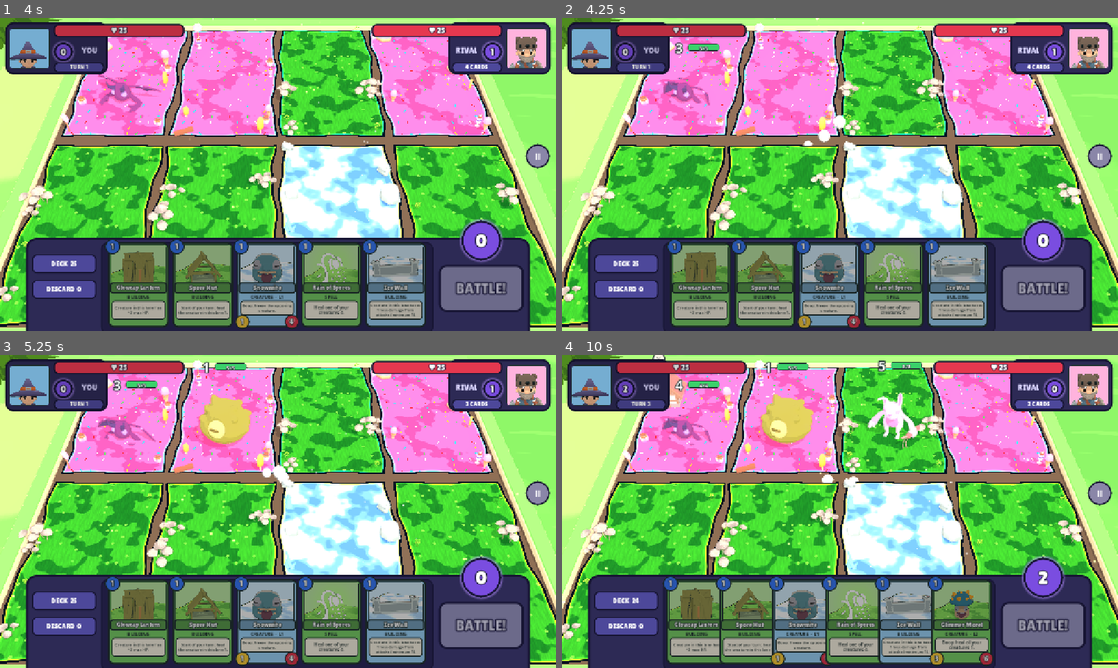
Above: before the commit, frames 1-4 (two rows, left to right).
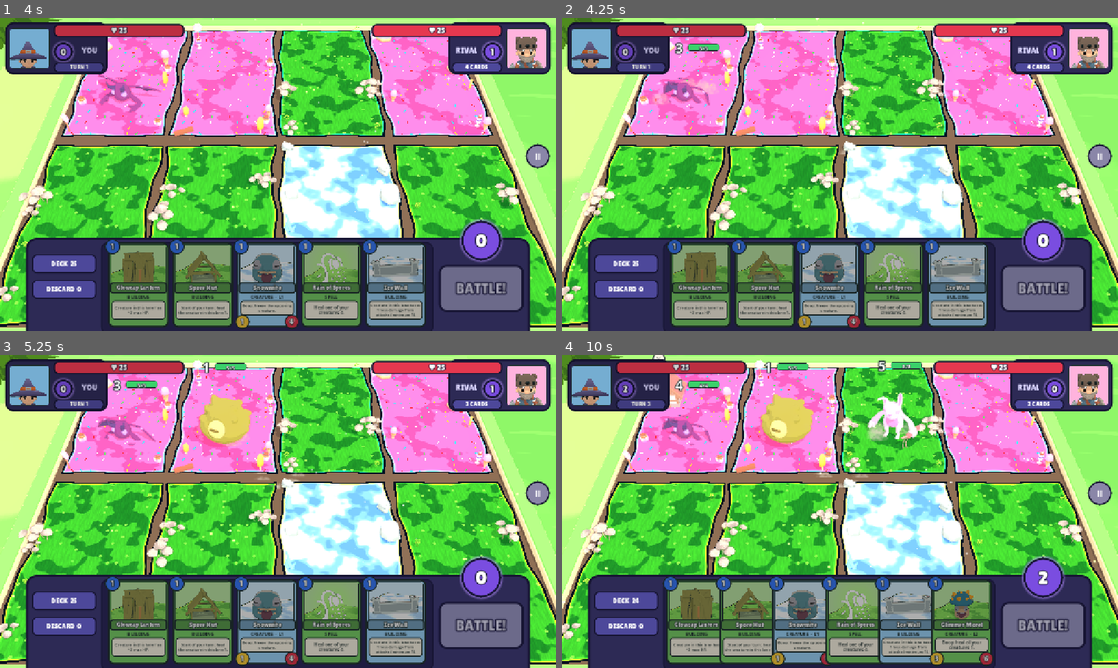
Above: after the commit, the same moments.

Repository: muriarty1893/cardwards
Game: Godot game, scene res://menus/main_menu.tscn
Same seed, same stepped clock (60 frames per second), same inputs: the game is played once before the commit and once after it.
Inputs (mouse positions are in pixels of both pictures, inside the frame that each line leads up to):
- Up to frame 1 (4 s): click "Easy" at 0.5 s; click "Easy" at 1.25 s; click "PLAY" at 2 s; drag from (139, 284) to (333, 105) at 2.77 s; drag from (139, 284) to (250, 237) at 3.52 s
- Up to frame 2 (4.25 s): no input
- Up to frame 3 (5.25 s): move the mouse to (139, 621) at 4.27 s; click (139, 621) at 4.42 s; drag from (200, 621) to (111, 464) at 5.02 s
- Up to frame 4 (10 s): drag from (701, 621) to (867, 511) at 5.77 s; drag from (701, 621) to (756, 433) at 6.52 s; move the mouse to (701, 621) at 7.27 s; click (701, 621) at 7.42 s; click "BATTLE!" at 8 s; drag from (695, 621) to (728, 527) at 8.77 s; drag from (695, 621) to (895, 442) at 9.52 s

Frame 1 is identical in both runs. In frame 2, 0.4% of the frame differs, in the area x 16-55%, y 19-44%; in frame 3, 0.3%; in frame 4, 0.4%.

Commit message:
feat: effects library (bursts, projectiles, ice shell, rain, banner, flash, flying card, confetti)
Co-Authored-By: Claude Opus 5.5 <noreply@anthropic.com>
Claude-Session: https://claude.ai/code/session_01KWhDzHoaJZoxty1TDdYE3R

Diff:
--- /dev/null
+++ b/tests/test_fx.gd
@@ -0,0 +1,54 @@
+extends TestCase
+## Effects free themselves when done, even if their target disappears.
+
+
+func _root() -> Node3D:
+	var n := Node3D.new()
+	(Engine.get_main_loop() as SceneTree).root.add_child(n)
+	return n
+
+func _wait(t: float) -> void:
+	await (Engine.get_main_loop() as SceneTree).create_timer(t).timeout
+
+func test_bursts_free_themselves() -> bool:
+	var r: Node3D = _root()
+	for p: StringName in [&"sparks", &"stars", &"dust_ring", &"leaves", &"embers", &"sprinkles", &"snow", &"smoke", &"heal"]:
+		Burst.spawn(r, p, Vector3.ZERO)
+	await _wait(1.6)
+	assert_eq(r.get_child_count(), 0, "all bursts freed")
+	r.free()
+	return true
+
+func test_projectile_arrives() -> bool:
+	var r: Node3D = _root()
+	var pr: Projectile = Projectile.launch(r, &"fire", Vector3.ZERO, Vector3(0, 0, -3), 0.3)
+	var got: Array[bool] = [false]
+	pr.arrived.connect(func() -> void: got[0] = true)
+	await _wait(1.5)
+	assert_true(got[0], "arrived emitted")
+	assert_eq(r.get_child_count(), 0, "projectile and impact freed")
+	r.free()
+	return true
+
+func test_projectile_survives_freed_target() -> bool:
+	var r: Node3D = _root()
+	var v := CreatureView.create(CardDB.card(&"gumdrop"))
+	r.add_child(v)
+	Projectile.launch(r, &"ice", Vector3.ZERO, v.global_position, 0.3)
+	v.queue_free()
+	await _wait(1.5)
+	assert_eq(r.get_child_count(), 0, "no leftovers, no errors")
+	r.free()
+	return true
+
+func test_ice_shell_attach_and_shatter() -> bool:
+	var r: Node3D = _root()
+	var v := CreatureView.create(CardDB.card(&"iceling"))
+	r.add_child(v)
+	var s: IceShell = IceShell.attach(v)
+	assert_true(s.get_parent() == v, "on the creature")
+	s.shatter()
+	await _wait(1.5)
+	assert_true(not is_instance_valid(s), "shell freed")
+	r.free()
+	return true
--- a/view/event_player.gd
+++ b/view/event_player.gd
@@ -35,7 +35,7 @@
 			await tw.finished
 			v.busy = false
 			m.refresh_pieces()
-			Poof.spawn(m, target - Vector3(0, 0.4, 0), Color.WHITE, 12)
+			Burst.spawn(m, &"dust_ring", target - Vector3(0, 0.4, 0))
 		&"building_played":
 			var b: BuildingView = m.place_building(d["player"], d["lane"], CardDB.card(d["card"]))
 			b.scale = Vector3.ZERO
@@ -45,7 +45,7 @@
 		&"spell_cast":
 			var c: CardData = CardDB.card(d["card"])
 			m.toast.show_message("%s casts %s" % ["You" if d["player"] == MatchController.HUMAN else "Rival", c.display_name], 1.0)
-			Poof.spawn(m, Vector3(0, 0.8, -0.6), Palette.LAND_CARD[c.land], 40)
+			Burst.spawn(m, &"stars", Vector3(0, 0.8, -0.6), Palette.LAND_CARD[c.land], 1.4)
 			await _wait(0.5)
 		&"booped":
 			var v: CreatureView = m.creature_views[d["player"]][d["lane"]]
@@ -55,7 +55,7 @@
 				var tw := v.create_tween()
 				tw.tween_property(v.body, "scale", base * Vector3(1.3, 0.7, 1.3), 0.1 / speed)
 				tw.tween_property(v.body, "scale", base, 0.2 / speed).set_trans(Tween.TRANS_ELASTIC)
-				Poof.spawn(m, v.global_position + Vector3(0, 0.6, 0), Palette.GOLD, 16)
+				Burst.spawn(m, &"stars", v.global_position + Vector3(0, 0.6, 0))
 				await tw.finished
 				v.busy = false
 		&"attack":
@@ -103,7 +103,8 @@
 			if v:
 				m.creature_views[d["player"]][d["lane"]] = null
 				var col: Color = Palette.LAND_CARD[v.card.land] if v.card else Color.WHITE
-				Poof.spawn(m, v.global_position + Vector3(0, 0.3, 0), col, 30)
+				Burst.spawn(m, &"smoke", v.global_position + Vector3(0, 0.3, 0))
+				Burst.spawn(m, &"sparks", v.global_position + Vector3(0, 0.3, 0), col)
 				var death: float = v.play_death()
 				if death > 0.0:
 					await _wait(minf(death, 0.9) * 0.8)
@@ -117,7 +118,7 @@
 			if v:
 				v.set_frozen(e.type == &"frozen")
 				if e.type == &"frozen":
-					Poof.spawn(m, v.global_position + Vector3(0, 0.4, 0), Color("#bfe8ff"), 16)
+					Burst.spawn(m, &"snow", v.global_position + Vector3(0, 0.4, 0))
 			await _wait(0.25)
 		&"creature_moved":
 			await _move(d)
--- /dev/null
+++ b/view/fx/banner.gd
@@ -0,0 +1,44 @@
+class_name Banner
+extends Control
+## Big "YOUR TURN" style ribbon that sweeps across the screen and frees itself.
+
+const IN := 0.35
+const HOLD := 0.6
+const OUT := 0.3
+
+
+static func show_turn(parent: Control, text: String, color: Color) -> Banner:
+	var b := Banner.new()
+	b.mouse_filter = Control.MOUSE_FILTER_IGNORE
+	parent.add_child(b)
+	b.set_anchors_and_offsets_preset(Control.PRESET_FULL_RECT)
+	var ribbon := Panel.new()
+	ribbon.mouse_filter = Control.MOUSE_FILTER_IGNORE
+	var sb := StyleBoxFlat.new()
+	sb.bg_color = color
+	sb.border_color = Palette.INK
+	sb.set_border_width_all(5)
+	sb.set_corner_radius_all(16)
+	sb.shadow_color = Color(Palette.INK, 0.5)
+	sb.shadow_offset = Vector2(0, 6)
+	ribbon.add_theme_stylebox_override("panel", sb)
+	var w: float = 560.0
+	var h: float = 104.0
+	var vp: Vector2 = parent.get_viewport_rect().size
+	ribbon.size = Vector2(w, h)
+	ribbon.position = Vector2(-w - 20.0, vp.y * 0.32)
+	b.add_child(ribbon)
+	var l := UiStyle.title(UiStyle.label(text, 60, Color.WHITE)) as Label
+	l.size = ribbon.size
+	l.horizontal_alignment = HORIZONTAL_ALIGNMENT_CENTER
+	l.vertical_alignment = VERTICAL_ALIGNMENT_CENTER
+	l.add_theme_color_override("font_outline_color", Palette.INK)
+	l.add_theme_constant_override("outline_size", 12)
+	ribbon.add_child(l)
+	var mid: float = (vp.x - w) / 2.0
+	var tw := b.create_tween()
+	tw.tween_property(ribbon, "position:x", mid, IN).set_trans(Tween.TRANS_BACK).set_ease(Tween.EASE_OUT)
+	tw.tween_interval(HOLD)
+	tw.tween_property(ribbon, "position:x", vp.x + 20.0, OUT).set_trans(Tween.TRANS_BACK).set_ease(Tween.EASE_IN)
+	tw.tween_callback(b.queue_free)
+	return b
--- /dev/null
+++ b/view/fx/burst.gd
@@ -0,0 +1,72 @@
+class_name Burst
+extends CPUParticles3D
+## One-shot particle burst with Kenney particle textures (CC0). Frees itself when done.
+
+const TEX := "res://assets/fx/particles/%s.png"
+const CANDY: Array[Color] = [Color("#ff5a5a"), Color("#ffd84a"), Color("#5ad1ff"), Color("#7aff7a"), Color("#ffffff")]
+## texture, count, lifetime, speed min/max, size, gravity y, spread, colour, additive, flat ring
+const PRESETS: Dictionary = {
+	&"sparks": ["spark_01", 18, 0.4, 3.0, 6.0, 0.22, -6.0, 180.0, "#fff3b0", true, false],
+	&"stars": ["star_04", 8, 0.6, 2.0, 3.5, 0.34, -4.0, 180.0, "#ffe14a", true, false],
+	&"dust_ring": ["smoke_04", 14, 0.5, 2.0, 3.0, 0.55, 0.0, 180.0, "#e8dcc8", false, true],
+	&"leaves": ["dirt_01", 12, 0.7, 1.5, 3.0, 0.2, -3.0, 120.0, "#7bd36a", false, false],
+	&"embers": ["spark_04", 14, 0.8, 1.0, 2.5, 0.16, 1.5, 60.0, "#ff8a2a", true, false],
+	&"sprinkles": ["circle_05", 16, 0.6, 2.0, 4.0, 0.12, -6.0, 180.0, "#ffffff", false, false],
+	&"snow": ["circle_05", 14, 0.8, 1.0, 2.5, 0.14, -2.0, 180.0, "#ffffff", false, false],
+	&"smoke": ["smoke_07", 10, 0.9, 0.5, 1.2, 0.8, 0.6, 60.0, "#8a8a92", false, false],
+	&"heal": ["star_06", 14, 0.8, 1.0, 2.0, 0.24, 1.2, 40.0, "#6aff7a", true, false],
+}
+
+
+## `color` WHITE keeps the preset's colour; anything else tints it. `scale_` multiplies size.
+static func spawn(parent: Node, preset: StringName, pos: Vector3, color: Color = Color.WHITE, scale_: float = 1.0) -> Burst:
+	var cfg: Array = PRESETS.get(preset, PRESETS[&"sparks"])
+	var b := Burst.new()
+	b.amount = cfg[1]
+	b.lifetime = cfg[2]
+	b.one_shot = true
+	b.explosiveness = 0.95
+	b.local_coords = false
+	b.initial_velocity_min = cfg[3] * scale_
+	b.initial_velocity_max = cfg[4] * scale_
+	b.gravity = Vector3(0, cfg[6], 0)
+	b.spread = cfg[7]
+	b.direction = Vector3.UP
+	if cfg[10]:
+		b.direction = Vector3.RIGHT
+		b.flatness = 1.0
+	b.scale_amount_min = 0.7
+	b.scale_amount_max = 1.3
+	var shrink := Curve.new()
+	shrink.add_point(Vector2(0.0, 1.0))
+	shrink.add_point(Vector2(1.0, 0.3))
+	b.scale_amount_curve = shrink
+	var tint: Color = Color(cfg[8]) if color == Color.WHITE else color
+	var fade := Gradient.new()
+	fade.colors = PackedColorArray([Color(tint, 1.0), Color(tint, 0.0)])
+	b.color_ramp = fade
+	if preset == &"sprinkles":
+		var ramp := Gradient.new()
+		ramp.offsets = PackedFloat32Array([0.0, 0.25, 0.5, 0.75, 1.0])
+		ramp.colors = PackedColorArray(CANDY)
+		b.color_initial_ramp = ramp
+		var alpha := Gradient.new()
+		alpha.colors = PackedColorArray([Color(1, 1, 1, 1), Color(1, 1, 1, 0)])
+		b.color_ramp = alpha
+	var quad := QuadMesh.new()
+	quad.size = Vector2.ONE * cfg[5] * scale_
+	var mat := StandardMaterial3D.new()
+	mat.shading_mode = BaseMaterial3D.SHADING_MODE_UNSHADED
+	mat.billboard_mode = BaseMaterial3D.BILLBOARD_PARTICLES
+	mat.transparency = BaseMaterial3D.TRANSPARENCY_ALPHA
+	mat.vertex_color_use_as_albedo = true
+	mat.albedo_texture = load(TEX % cfg[0]) as Texture2D
+	if cfg[9]:
+		mat.blend_mode = BaseMaterial3D.BLEND_MODE_ADD
+	quad.material = mat
+	b.mesh = quad
+	parent.add_child(b)
+	b.global_position = pos
+	b.emitting = true
+	b.finished.connect(b.queue_free)
+	return b
--- /dev/null
+++ b/view/fx/confetti.gd
@@ -0,0 +1,70 @@
+class_name Confetti
+extends CPUParticles2D
+## Victory confetti from the top of the screen, and a sad rain cloud for defeat.
+
+const COLORS: Array[Color] = [Color("#ff5a5a"), Color("#ffd84a"), Color("#5ad1ff"), Color("#7aff7a"), Color("#ff8ad8"), Color("#ffffff")]
+
+
+static func burst(parent: Control) -> Confetti:
+	var c := Confetti.new()
+	var vp: Vector2 = parent.get_viewport_rect().size
+	c.amount = 140
+	c.lifetime = 3.0
+	c.one_shot = true
+	c.explosiveness = 0.85
+	c.emission_shape = CPUParticles2D.EMISSION_SHAPE_RECTANGLE
+	c.emission_rect_extents = Vector2(vp.x / 2.0, 10)
+	c.position = Vector2(vp.x / 2.0, -20)
+	c.direction = Vector2.DOWN
+	c.spread = 30.0
+	c.gravity = Vector2(0, 260)
+	c.initial_velocity_min = 80.0
+	c.initial_velocity_max = 260.0
+	c.angular_velocity_min = -360.0
+	c.angular_velocity_max = 360.0
+	c.scale_amount_min = 6.0
+	c.scale_amount_max = 11.0
+	var ramp := Gradient.new()
+	var offs := PackedFloat32Array()
+	for i: int in COLORS.size():
+		offs.append(float(i) / float(COLORS.size() - 1))
+	ramp.offsets = offs
+	ramp.colors = PackedColorArray(COLORS)
+	c.color_initial_ramp = ramp
+	parent.add_child(c)
+	c.emitting = true
+	c.finished.connect(c.queue_free)
+	return c
+
+
+## A grey cloud with falling drops, drawn above `at` (centre top of the results panel).
+static func rain_cloud(parent: Control, at: Vector2 = Vector2.ZERO) -> Node2D:
+	var cloud := Node2D.new()
+	cloud.position = at if at != Vector2.ZERO else Vector2(parent.get_viewport_rect().size.x / 2.0, 120)
+	var puff := Polygon2D.new()
+	var pts := PackedVector2Array()
+	for i: int in 48:
+		var a: float = TAU * float(i) / 48.0
+		var r: float = 36.0 + 10.0 * sin(a * 5.0)
+		pts.append(Vector2(cos(a) * r * 2.2, sin(a) * r * 0.9))
+	puff.polygon = pts
+	puff.color = Color("#8a8fa0")
+	cloud.add_child(puff)
+	var drops := CPUParticles2D.new()
+	drops.amount = 40
+	drops.lifetime = 0.8
+	drops.emission_shape = CPUParticles2D.EMISSION_SHAPE_RECTANGLE
+	drops.emission_rect_extents = Vector2(70, 4)
+	drops.position = Vector2(0, 30)
+	drops.direction = Vector2.DOWN
+	drops.spread = 4.0
+	drops.gravity = Vector2(0, 600)
+	drops.initial_velocity_min = 120.0
+	drops.initial_velocity_max = 180.0
+	drops.scale_amount_min = 2.0
+	drops.scale_amount_max = 3.0
+	drops.color = Color("#7ab8ff")
+	cloud.add_child(drops)
+	parent.add_child(cloud)
+	drops.emitting = true
+	return cloud
--- a/view/fx/damage_number.gd
+++ b/view/fx/damage_number.gd
@@ -1,14 +1,23 @@
 class_name DamageNumber
 extends Label3D
-## Floating number that rises and fades.
+## Cartoon damage / heal number that pops, rises and fades. stamp() is the big CRIT! stamp.
+
+static var _font: FontFile
+
+
+static func _title_font() -> FontFile:
+	if _font == null:
+		_font = load(UiStyle.TITLE_FONT) as FontFile
+	return _font
 
 
 static func spawn(parent: Node, pos: Vector3, text_: String, color: Color, size: int = 72) -> DamageNumber:
 	var d := DamageNumber.new()
 	d.text = text_
-	d.modulate = Color(color.r * 1.6, color.g * 1.6, color.b * 1.6, 1.0)
+	d.font = _title_font()
+	d.modulate = color
 	d.font_size = size
-	d.outline_size = 18
+	d.outline_size = 20
 	d.outline_modulate = Palette.INK
 	d.pixel_size = 0.007
 	d.billboard = BaseMaterial3D.BILLBOARD_ENABLED
@@ -16,10 +25,35 @@
 	d.render_priority = 10
 	parent.add_child(d)
 	d.global_position = pos
-	d.scale = Vector3.ONE * 0.4
+	d.scale = Vector3.ONE * 1.4
 	var tw := d.create_tween()
-	tw.tween_property(d, "scale", Vector3.ONE, 0.15).set_trans(Tween.TRANS_BACK).set_ease(Tween.EASE_OUT)
+	tw.tween_property(d, "scale", Vector3.ONE, 0.18).set_trans(Tween.TRANS_BACK).set_ease(Tween.EASE_OUT)
 	tw.parallel().tween_property(d, "global_position", pos + Vector3(0, 0.8, 0), 1.2).set_ease(Tween.EASE_OUT)
 	tw.parallel().tween_property(d, "modulate:a", 0.0, 0.5).set_delay(0.7)
 	tw.tween_callback(d.queue_free)
 	return d
+
+
+## A tilted gold stamp ("CRIT!") that slams in and fades.
+static func stamp(parent: Node, pos: Vector3, text_: String) -> DamageNumber:
+	var d := DamageNumber.new()
+	d.text = text_
+	d.font = _title_font()
+	d.modulate = Palette.GOLD
+	d.font_size = 110
+	d.outline_size = 26
+	d.outline_modulate = Palette.INK
+	d.pixel_size = 0.007
+	d.billboard = BaseMaterial3D.BILLBOARD_ENABLED
+	d.no_depth_test = true
+	d.render_priority = 11
+	parent.add_child(d)
+	d.global_position = pos
+	d.rotation.z = -0.18
+	d.scale = Vector3.ONE * 2.2
+	var tw := d.create_tween()
+	tw.tween_property(d, "scale", Vector3.ONE, 0.16).set_trans(Tween.TRANS_BACK).set_ease(Tween.EASE_OUT)
+	tw.tween_interval(0.45)
+	tw.tween_property(d, "modulate:a", 0.0, 0.3)
+	tw.tween_callback(d.queue_free)
+	return d
--- /dev/null
+++ b/view/fx/flying_card.gd
@@ -0,0 +1,44 @@
+class_name FlyingCard
+extends Control
+## A card (face up, or a card back) flying between two screen points, shrinking as it goes.
+
+signal landed
+
+
+static func fly(parent: Control, card: CardData, from: Vector2, to: Vector2, face_up: bool, duration: float = 0.3) -> FlyingCard:
+	var f := FlyingCard.new()
+	f.mouse_filter = Control.MOUSE_FILTER_IGNORE
+	f.size = CardWidget.SIZE
+	if face_up and card:
+		var w := CardWidget.new()
+		w.setup(card, -1)
+		w.mouse_filter = Control.MOUSE_FILTER_IGNORE
+		f.add_child(w)
+	else:
+		var back := Panel.new()
+		back.size = CardWidget.SIZE
+		back.mouse_filter = Control.MOUSE_FILTER_IGNORE
+		var sb := StyleBoxFlat.new()
+		sb.bg_color = Palette.TRAY_LIGHT
+		sb.border_color = Palette.INK
+		sb.set_border_width_all(4)
+		sb.set_corner_radius_all(12)
+		back.add_theme_stylebox_override("panel", sb)
+		var star := UiStyle.title(UiStyle.label("✦", 64, Palette.GOLD)) as Label
+		star.size = back.size
+		star.horizontal_alignment = HORIZONTAL_ALIGNMENT_CENTER
+		star.vertical_alignment = VERTICAL_ALIGNMENT_CENTER
+		back.add_child(star)
+		f.add_child(back)
+	f.pivot_offset = CardWidget.SIZE / 2.0
+	parent.add_child(f)
+	f.position = from - CardWidget.SIZE / 2.0
+	f.scale = Vector2.ONE * 0.7
+	var tw := f.create_tween().set_parallel(true)
+	tw.tween_property(f, "position", to - CardWidget.SIZE / 2.0, duration).set_trans(Tween.TRANS_SINE).set_ease(Tween.EASE_IN_OUT)
+	tw.tween_property(f, "scale", Vector2.ONE * 0.3, duration)
+	tw.tween_property(f, "rotation", 0.25, duration)
+	tw.chain().tween_callback(func() -> void:
+		f.landed.emit()
+		f.queue_free())
+	return f
--- /dev/null
+++ b/view/fx/ice_shell.gd
@@ -0,0 +1,34 @@
+class_name IceShell
+extends Node3D
+## Cracked ice around a frozen creature. Grows in; shatter() bursts into shards and frees it.
+
+static var _mat: ShaderMaterial
+
+
+static func attach(target: CreatureView) -> IceShell:
+	var s := IceShell.new()
+	if _mat == null:
+		_mat = ShaderMaterial.new()
+		_mat.shader = load("res://view/fx/ice_shell.gdshader") as Shader
+		_mat.set_shader_parameter("cell_tex", NoiseBank.cells())
+	var h: float = target.height
+	var mesh := SphereMesh.new()
+	mesh.radius = 1.0
+	mesh.height = 2.0
+	var mi := Palette.mesh(mesh, _mat, Vector3.ZERO, false)
+	mi.scale = Vector3(h * 0.62, h * 0.58, h * 0.62)
+	s.add_child(mi)
+	target.add_child(s)
+	s.position = Vector3(0, Island.TOP_Y - CreatureView.BASE_Y + h * 0.5, 0)
+	s.scale = Vector3.ONE * 0.01
+	s.create_tween().tween_property(s, "scale", Vector3.ONE, 0.22).set_trans(Tween.TRANS_BACK).set_ease(Tween.EASE_OUT)
+	return s
+
+
+func shatter() -> void:
+	var host: Node = get_parent()
+	var stage: Node = host.get_parent() if host and host.get_parent() else host
+	if stage:
+		Burst.spawn(stage, &"snow", global_position, Color("#e8f6ff"), 1.3)
+		Burst.spawn(stage, &"sparks", global_position, Color("#bfe8ff"), 1.0)
+	queue_free()
--- /dev/null
+++ b/view/fx/ice_shell.gdshader
@@ -0,0 +1,19 @@
+shader_type spatial;
+render_mode blend_mix, cull_back, unshaded, depth_draw_never, shadows_disabled;
+// See-through ice around a frozen creature: frosty fresnel edge plus white crack lines.
+
+uniform sampler2D cell_tex : repeat_enable, filter_linear;
+uniform vec4 tint : source_color = vec4(0.75, 0.9, 1.0, 1.0);
+
+varying vec3 local_pos;
+
+void vertex() {
+	local_pos = VERTEX;
+}
+
+void fragment() {
+	float fres = pow(1.0 - clamp(dot(NORMAL, VIEW), 0.0, 1.0), 2.0);
+	float crack = 1.0 - smoothstep(0.03, 0.09, texture(cell_tex, local_pos.xy * 0.6 + local_pos.z * 0.3).r);
+	ALBEDO = mix(tint.rgb, vec3(1.0), clamp(crack * 0.8 + fres * 0.5, 0.0, 1.0));
+	ALPHA = clamp(0.28 + fres * 0.5 + crack * 0.5, 0.0, 0.9);
+}
--- a/view/fx/poof.gd
+++ /dev/null
@@ -1,38 +0,0 @@
-class_name Poof
-extends CPUParticles3D
-## One-shot burst of soft spheres.
-
-
-static func spawn(parent: Node, pos: Vector3, color: Color, amount_: int = 24) -> Poof:
-	var p := Poof.new()
-	var m := SphereMesh.new()
-	m.radius = 0.12
-	m.height = 0.24
-	m.radial_segments = 8
-	m.rings = 4
-	var mat := StandardMaterial3D.new()
-	mat.albedo_color = color
-	mat.vertex_color_use_as_albedo = true
-	mat.transparency = BaseMaterial3D.TRANSPARENCY_ALPHA
-	m.material = mat
-	p.mesh = m
-	p.amount = amount_
-	p.one_shot = true
-	p.explosiveness = 1.0
-	p.lifetime = 0.7
-	p.direction = Vector3.UP
-	p.spread = 180.0
-	p.initial_velocity_min = 1.5
-	p.initial_velocity_max = 3.5
-	p.gravity = Vector3(0, -4, 0)
-	p.scale_amount_min = 0.6
-	p.scale_amount_max = 1.4
-	var ramp := Gradient.new()
-	ramp.set_color(0, Color(color, 1.0))
-	ramp.set_color(1, Color(Color.WHITE, 0.0))
-	p.color_ramp = ramp
-	parent.add_child(p)
-	p.global_position = pos
-	p.emitting = true
-	p.finished.connect(p.queue_free)
-	return p
--- /dev/null
+++ b/view/fx/projectile.gd
@@ -0,0 +1,65 @@
+class_name Projectile
+extends Node3D
+## A glowing missile that arcs from A to B with a trail, then bursts. It only remembers
+## positions, so the shooter or target can vanish mid-flight without breaking anything.
+
+signal arrived
+
+const ELEMENTS: Array[StringName] = [&"spore", &"fire", &"candy", &"ice", &"boulder"]
+const ARC := 1.2
+## element -> [core colour, trail preset, impact presets]
+const LOOK: Dictionary = {
+	&"spore": ["#9bff6a", &"heal", [&"heal"]],
+	&"fire": ["#ff7a1a", &"embers", [&"sparks", &"smoke"]],
+	&"candy": ["#ff8ad8", &"sprinkles", [&"sprinkles"]],
+	&"ice": ["#bfe8ff", &"snow", [&"snow", &"sparks"]],
+	&"boulder": ["#9a8a7a", &"smoke", [&"dust_ring", &"smoke"]],
+}
+
+var element: StringName = &"fire"
+
+
+static func launch(parent: Node, element_: StringName, from: Vector3, to: Vector3, duration: float = 0.45) -> Projectile:
+	var p := Projectile.new()
+	p.element = element_ if LOOK.has(element_) else &"fire"
+	parent.add_child(p)
+	p.global_position = from
+	p._build()
+	var tw := p.create_tween()
+	tw.tween_method(func(t: float) -> void:
+		p.global_position = from.lerp(to, t) + Vector3(0, sin(t * PI) * ARC, 0)
+		p.rotation.x += 0.4, 0.0, 1.0, duration)
+	tw.tween_callback(p._impact)
+	return p
+
+
+func _build() -> void:
+	var look: Array = LOOK[element]
+	var core := Color(look[0] as String)
+	var m := StandardMaterial3D.new()
+	m.albedo_color = core
+	m.emission_enabled = element != &"boulder"
+	m.emission = core
+	m.emission_energy_multiplier = 1.6
+	var ball: MeshInstance3D
+	if element == &"boulder":
+		ball = Palette.mesh(Palette.sphere(0.32, 6), Toon.plain(core), Vector3.ZERO, false)
+	else:
+		ball = Palette.mesh(Palette.sphere(0.2, 12), m, Vector3.ZERO, false)
+	add_child(ball)
+	# Trail: a continuous emitter in world space that follows the missile.
+	var trail := Burst.spawn(self, look[1], global_position, Color.WHITE, 0.6)
+	trail.one_shot = false
+	trail.explosiveness = 0.0
+	trail.amount = 16
+	trail.finished.disconnect(trail.queue_free)
+
+
+func _impact() -> void:
+	var where: Vector3 = global_position
+	var parent: Node = get_parent()
+	if parent and is_instance_valid(parent):
+		for preset: StringName in LOOK[element][2]:
+			Burst.spawn(parent, preset, where, Color.WHITE, 1.2)
+	arrived.emit()
+	queue_free()
--- /dev/null
+++ b/view/fx/rain.gd
@@ -0,0 +1,53 @@
+class_name Rain
+extends Node3D
+## Particles falling onto a set of points for a while (Ember Rain, Rain of Spores).
+
+## preset -> [texture, colour, additive]
+const LOOK: Dictionary = {
+	&"embers": ["flame_02", "#ff8a2a", true],
+	&"spores": ["circle_05", "#9bff6a", true],
+	&"snow": ["circle_05", "#ffffff", false],
+	&"sprinkles": ["circle_05", "#ff8ad8", false],
+}
+
+
+static func over(parent: Node, points: Array[Vector3], preset: StringName, duration: float) -> Rain:
+	var r := Rain.new()
+	parent.add_child(r)
+	var look: Array = LOOK.get(preset, LOOK[&"embers"])
+	for p: Vector3 in points:
+		var e := CPUParticles3D.new()
+		e.amount = 22
+		e.lifetime = 0.6
+		e.local_coords = false
+		e.emission_shape = CPUParticles3D.EMISSION_SHAPE_BOX
+		e.emission_box_extents = Vector3(0.8, 0.1, 1.0)
+		e.direction = Vector3.DOWN
+		e.spread = 8.0
+		e.gravity = Vector3(0, -9.0, 0)
+		e.initial_velocity_min = 2.0
+		e.initial_velocity_max = 3.0
+		var quad := QuadMesh.new()
+		quad.size = Vector2(0.2, 0.32)
+		var mat := StandardMaterial3D.new()
+		mat.shading_mode = BaseMaterial3D.SHADING_MODE_UNSHADED
+		mat.billboard_mode = BaseMaterial3D.BILLBOARD_PARTICLES
+		mat.transparency = BaseMaterial3D.TRANSPARENCY_ALPHA
+		mat.vertex_color_use_as_albedo = true
+		mat.albedo_texture = load(Burst.TEX % look[0]) as Texture2D
+		if look[2]:
+			mat.blend_mode = BaseMaterial3D.BLEND_MODE_ADD
+		quad.material = mat
+		e.mesh = quad
+		e.color = Color(look[1] as String)
+		r.add_child(e)
+		e.global_position = p + Vector3(0, 3.2, 0)
+		e.emitting = true
+	var tw := r.create_tween()
+	tw.tween_interval(duration)
+	tw.tween_callback(func() -> void:
+		for c: Node in r.get_children():
+			(c as CPUParticles3D).emitting = false)
+	tw.tween_interval(0.7)
+	tw.tween_callback(r.queue_free)
+	return r
--- /dev/null
+++ b/view/fx/screen_flash.gd
@@ -0,0 +1,34 @@
+class_name ScreenFlash
+extends ColorRect
+## Coloured vignette at the screen edges (e.g. red when a hero is hit). Fades and frees itself.
+
+const SHADER := """
+shader_type canvas_item;
+uniform vec4 tint : source_color = vec4(1.0, 0.2, 0.2, 1.0);
+uniform float strength = 1.0;
+void fragment() {
+	float d = distance(UV, vec2(0.5));
+	COLOR = vec4(tint.rgb, smoothstep(0.3, 0.75, d) * strength * tint.a);
+}
+"""
+
+static var _shader: Shader
+
+
+static func edge(parent: Control, color: Color, duration: float = 0.35) -> ScreenFlash:
+	var f := ScreenFlash.new()
+	f.mouse_filter = Control.MOUSE_FILTER_IGNORE
+	if _shader == null:
+		_shader = Shader.new()
+		_shader.code = SHADER
+	var m := ShaderMaterial.new()
+	m.shader = _shader
+	m.set_shader_parameter("tint", color)
+	m.set_shader_parameter("strength", 1.0)
+	f.material = m
+	parent.add_child(f)
+	f.set_anchors_and_offsets_preset(Control.PRESET_FULL_RECT)
+	var tw := f.create_tween()
+	tw.tween_method(func(v: float) -> void: m.set_shader_parameter("strength", v), 1.0, 0.0, duration)
+	tw.tween_callback(f.queue_free)
+	return f
--- a/view/pieces/creature_view.gd
+++ b/view/pieces/creature_view.gd
@@ -17,7 +17,7 @@
 var busy: bool = false
 var body: Node3D
 var height: float = 1.0
-var _ice: MeshInstance3D
+var _shell: IceShell
 var _anim: AnimationPlayer
 var _idle: StringName = &""
 var _fidget_in: float = 0.0
@@ -32,7 +32,6 @@
 		v._build_model(load(path) as PackedScene, VisualDB.tint(c.id))
 	else:
 		v._build_fallback(c)
-	v._add_ice()
 	v._fidget_in = randf_range(6.0, 12.0)
 	return v
 
@@ -125,22 +124,17 @@
 	await tw.finished
 
 
-func _add_ice() -> void:
-	_ice = Palette.mesh(BoxMesh.new(), _ice_mat(), Vector3(0, Island.TOP_Y - BASE_Y + height * 0.5, 0), false)
-	_ice.scale = Vector3.ONE * height * 1.1
-	_ice.visible = false
-	add_child(_ice)
+## Ice shell on while frozen; it shatters when the freeze ends.
+func set_frozen(on: bool) -> void:
+	if on and not is_instance_valid(_shell):
+		_shell = IceShell.attach(self)
+	elif not on and is_instance_valid(_shell):
+		_shell.shatter()
+		_shell = null
 
 
-func _ice_mat() -> StandardMaterial3D:
-	var m := Palette.mat(Color("#bfe8ff"), 0.05)
-	m.transparency = BaseMaterial3D.TRANSPARENCY_ALPHA
-	m.albedo_color.a = 0.45
-	return m
-
-
-func set_frozen(on: bool) -> void:
-	_ice.visible = on
+func is_frozen_visual() -> bool:
+	return is_instance_valid(_shell)
 
 
 func _process(delta: float) -> void:
Not shown, added: tests/test_fx.gd.uid
Not shown, added: view/fx/banner.gd.uid
Not shown, added: view/fx/burst.gd.uid
Not shown, added: view/fx/confetti.gd.uid
Not shown, added: view/fx/flying_card.gd.uid
Not shown, added: view/fx/ice_shell.gd.uid
Not shown, added: view/fx/ice_shell.gdshader.uid
Not shown, removed: view/fx/poof.gd.uid
Not shown, added: view/fx/projectile.gd.uid
Not shown, added: view/fx/rain.gd.uid
Not shown, added: view/fx/screen_flash.gd.uid
